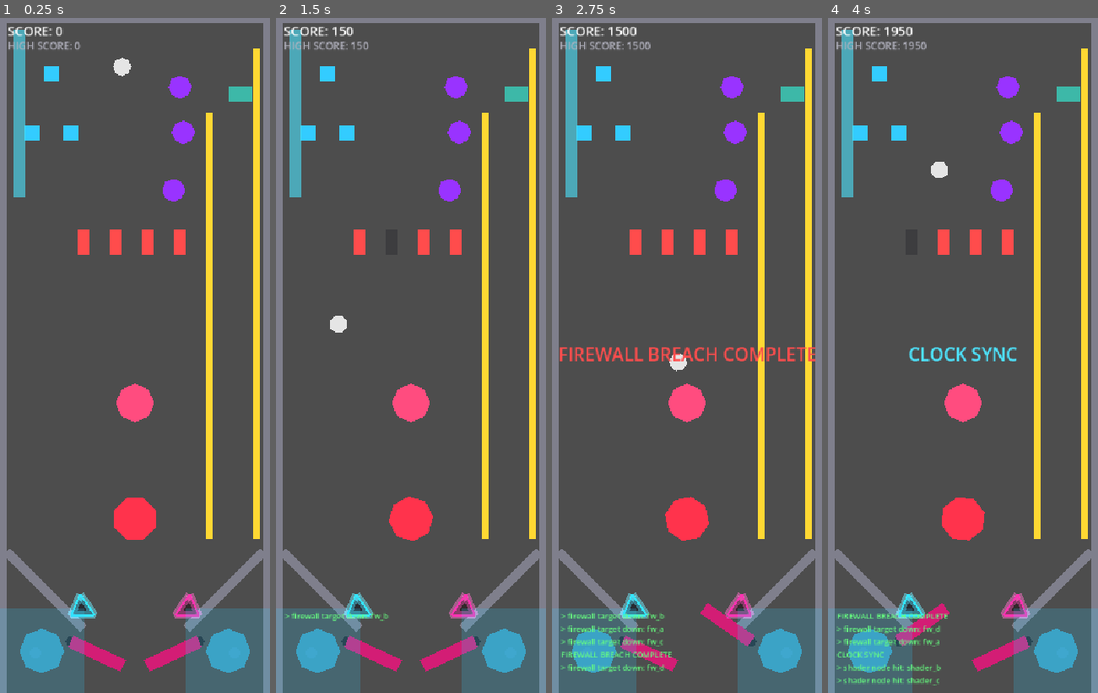
Above: before the commit, frames 1-4 (left to right).
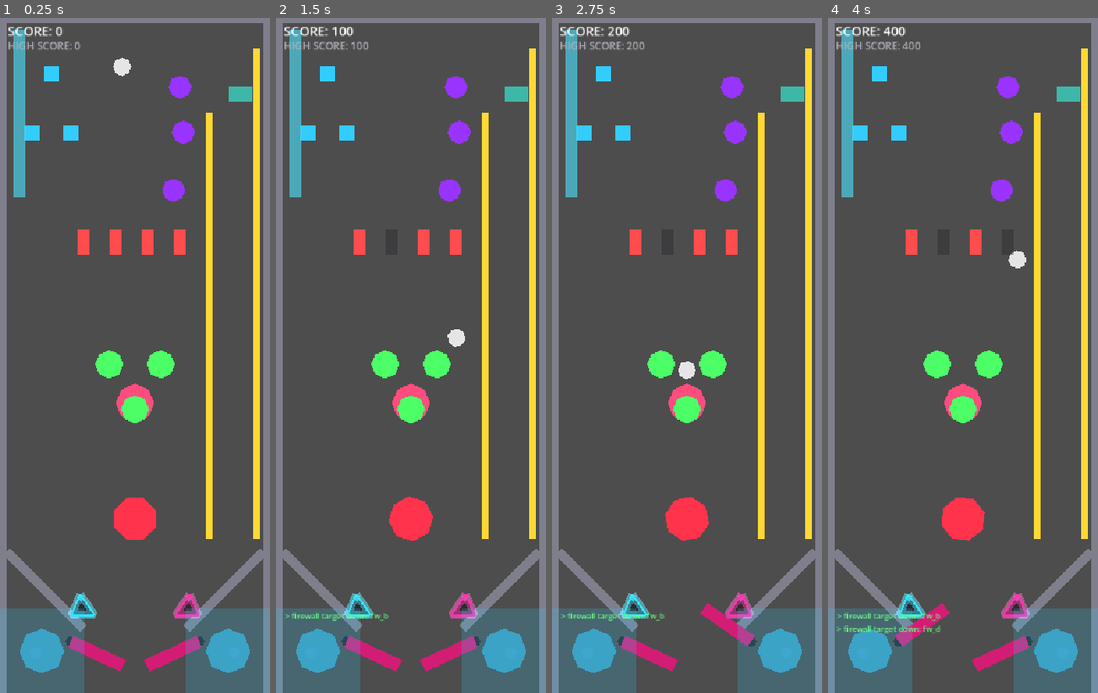
Above: after the commit, the same moments.

Repository: nobody174/pinball-adventure
Game: Godot game, scene res://tables/the_glitch/the_glitch.tscn
The game is run twice, just before and just after one commit, with the same random seed, the same clock (stepped at 60 frames per second) and the same inputs. This scene is started directly instead of the project's main scene.
Inputs (mouse positions are in pixels of both pictures, inside the frame that each line leads up to):
- Up to frame 1 (0.25 s): no input
- Up to frame 2 (1.5 s): tap Enter at 0.5 s; move the mouse to (470, 321) at 0.52 s; hold Right (flip_right) 0.53-1.25 s; tap Up (launch_ball) at 0.6 s; click (470, 321) at 0.67 s; drag from (357, 389) to (327, 72) at 1.27 s
- Up to frame 3 (2.75 s): move the mouse to (714, 207) at 2.02 s; hold Right (flip_right) from 2.03 s (still down); hold Shift from 2.03 s (still down)
- Up to frame 4 (4 s): release Right (flip_right) at 2.75 s; release Shift at 2.75 s; drag from (949, 490) to (860, 132) at 2.77 s; move the mouse to (1044, 456) at 3.52 s; hold Left (flip_left) from 3.53 s (still down); tap Ctrl at 3.6 s

The runs differ from the first frame. In frame 1, 0.9% of the frame differs, in the area x 35-65%, y 49-61%; in frame 2, 1.2%; in frame 3, 3.1%, in the area x 2-98%, y 1-97%; in frame 4, 3.0%.

Commit message:
feat(the_glitch): add middle-zone pop bumper cluster (Compile Cluster)
First middle-zone gameplay element, following the blueprint reference's
simplest 3-bumper cluster layout. Reuses the existing bumper.gd script
and wire_hit_group pattern already proven on the cache bumpers.

Wired as a repeatable "compile_overclock" charge objective (accumulate
10 hits across the 3 bumpers), matching the established charge-style
pattern used by Sprite Defrag and VRAM Throughput.

Positioned clear of the Firewall Breach drop targets above (y=0) and
the Glitch Core below (y=430), verified against actual collision
radii, not just visual spacing.

Diff:
--- a/project.godot
+++ b/project.godot
@@ -25,7 +25,6 @@
 window/size/viewport_width=420
 window/size/viewport_height=1050
 window/stretch/mode="canvas_items"
-window/stretch/aspect="keep"
 
 [editor_plugins]
 
@@ -54,11 +53,6 @@
 ]
 }
 
-[physics]
-
-common/physics_ticks_per_second=60
-2d/default_gravity=980.0
-
 [rendering]
 
 renderer/rendering_method="gl_compatibility"
--- a/tables/the_glitch/the_glitch.gd
+++ b/tables/the_glitch/the_glitch.gd
@@ -23,6 +23,11 @@
 const VRAM_PIPELINE := "vram_pipeline"
 const VRAM_THROUGHPUT_THRESHOLD := 4
 
+const COMPILE_A := "compile_a"
+const COMPILE_B := "compile_b"
+const COMPILE_C := "compile_c"
+const COMPILE_OVERCLOCK_THRESHOLD := 10
+
 const SHADER_TARGET_POINTS := 100
 const CORE_CHARGED_HIT_POINTS := 1000
 const CORE_UNCHARGED_HIT_POINTS := 50
@@ -35,6 +40,8 @@
 const FIREWALL_BREACH_BONUS_POINTS := 1000
 const VRAM_PIPELINE_PASS_POINTS := 75
 const VRAM_THROUGHPUT_BONUS_POINTS := 600
+const COMPILE_BUMPER_POINTS := 60
+const COMPILE_OVERCLOCK_BONUS_POINTS := 800
 
 @onready var _feedback_label: Label = $Feedback/Label
 @onready var _score_label: Label = $Feedback/ScoreLabel
@@ -69,6 +76,12 @@
 			"target_ids": [VRAM_PIPELINE],
 			"threshold": VRAM_THROUGHPUT_THRESHOLD,
 		},
+		{
+			"id": "compile_overclock",
+			"type": "accumulate_hits",
+			"target_ids": [COMPILE_A, COMPILE_B, COMPILE_C],
+			"threshold": COMPILE_OVERCLOCK_THRESHOLD,
+		},
 	])
 	objective_completed.connect(_on_objective_completed)
 	objective_sequence_reset.connect(_on_objective_sequence_reset)
@@ -87,6 +100,12 @@
 
 	wire_hit_group([$VramPipeline], VRAM_PIPELINE_PASS_POINTS,
 		func(id: String) -> void: _debug_terminal.log_event("> vram pipeline pass: %s" % id))
+
+	var pop_bumper_kick_areas: Array = []
+	for pop_bumper in $PopBumperCluster.get_children():
+		pop_bumper_kick_areas.append(pop_bumper.get_node("KickArea"))
+	wire_hit_group(pop_bumper_kick_areas, COMPILE_BUMPER_POINTS,
+		func(id: String) -> void: _debug_terminal.log_event("> compile core hit: %s" % id))
 
 	_glitch_core.hit_while_charged.connect(_on_core_hit_while_charged)
 	_glitch_core.hit_while_uncharged.connect(func() -> void: GameState.add_score(CORE_UNCHARGED_HIT_POINTS))
@@ -125,6 +144,10 @@
 		GameState.add_score(VRAM_THROUGHPUT_BONUS_POINTS)
 		_show_feedback("VRAM THROUGHPUT MAXED", Color(0.2, 1, 0.9, 1))
 		objectives.get_objective("vram_throughput").reset() ## Charge-style — repeats, same pattern as Sprite Defrag.
+	elif objective_id == "compile_overclock":
+		GameState.add_score(COMPILE_OVERCLOCK_BONUS_POINTS)
+		_show_feedback("COMPILE CLUSTER OVERCLOCKED", Color(0.3, 1, 0.4, 1))
+		objectives.get_objective("compile_overclock").reset() ## Charge-style — repeats, same pattern as Sprite Defrag.
 
 func _on_core_hit_while_charged() -> void:
 	## Closes the repair loop: rebuild the shaders, then cash it in at the
--- a/tables/the_glitch/the_glitch.tscn
+++ b/tables/the_glitch/the_glitch.tscn
@@ -43,6 +43,9 @@
 [sub_resource type="CircleShape2D" id="CircleShape2D_lane_post"]
 radius = 9.0
 
+[sub_resource type="CircleShape2D" id="CircleShape2D_pop_bumper"]
+radius = 22.0
+
 [node name="TheGlitch" unique_id=1364637713 instance=ExtResource("1_base")]
 script = ExtResource("4_glitch")
 
@@ -299,7 +302,63 @@
 color = Color(1, 0.3, 0.3, 1)
 polygon = PackedVector2Array(-10, -20, 10, -20, 10, 20, -10, 20)
 
-[node name="VramPipeline" type="Area2D" parent="." index="13" unique_id=1516095850]
+[node name="PopBumperCluster" type="Node2D" parent="." index="13"]
+
+[node name="PopBumperA" type="StaticBody2D" parent="PopBumperCluster" index="0"]
+position = Vector2(170, 190)
+
+[node name="CollisionShape2D" type="CollisionShape2D" parent="PopBumperCluster/PopBumperA" index="0"]
+shape = SubResource("CircleShape2D_pop_bumper")
+
+[node name="Sprite" type="Polygon2D" parent="PopBumperCluster/PopBumperA" index="1"]
+color = Color(0.3, 1, 0.4, 1)
+polygon = PackedVector2Array(22, 0, 15.556, 15.556, 0, 22, -15.556, 15.556, -22, 0, -15.556, -15.556, 0, -22, 15.556, -15.556)
+
+[node name="KickArea" type="Area2D" parent="PopBumperCluster/PopBumperA" index="2"]
+script = ExtResource("7_bumper")
+kick_strength = 500.0
+target_id = "compile_a"
+
+[node name="CollisionShape2D" type="CollisionShape2D" parent="PopBumperCluster/PopBumperA/KickArea" index="0"]
+shape = SubResource("CircleShape2D_pop_bumper")
+
+[node name="PopBumperB" type="StaticBody2D" parent="PopBumperCluster" index="1"]
+position = Vector2(250, 190)
+
+[node name="CollisionShape2D" type="CollisionShape2D" parent="PopBumperCluster/PopBumperB" index="0"]
+shape = SubResource("CircleShape2D_pop_bumper")
+
+[node name="Sprite" type="Polygon2D" parent="PopBumperCluster/PopBumperB" index="1"]
+color = Color(0.3, 1, 0.4, 1)
+polygon = PackedVector2Array(22, 0, 15.556, 15.556, 0, 22, -15.556, 15.556, -22, 0, -15.556, -15.556, 0, -22, 15.556, -15.556)
+
+[node name="KickArea" type="Area2D" parent="PopBumperCluster/PopBumperB" index="2"]
+script = ExtResource("7_bumper")
+kick_strength = 500.0
+target_id = "compile_b"
+
+[node name="CollisionShape2D" type="CollisionShape2D" parent="PopBumperCluster/PopBumperB/KickArea" index="0"]
+shape = SubResource("CircleShape2D_pop_bumper")
+
+[node name="PopBumperC" type="StaticBody2D" parent="PopBumperCluster" index="2"]
+position = Vector2(210, 260)
+
+[node name="CollisionShape2D" type="CollisionShape2D" parent="PopBumperCluster/PopBumperC" index="0"]
+shape = SubResource("CircleShape2D_pop_bumper")
+
+[node name="Sprite" type="Polygon2D" parent="PopBumperCluster/PopBumperC" index="1"]
+color = Color(0.3, 1, 0.4, 1)
+polygon = PackedVector2Array(22, 0, 15.556, 15.556, 0, 22, -15.556, 15.556, -22, 0, -15.556, -15.556, 0, -22, 15.556, -15.556)
+
+[node name="KickArea" type="Area2D" parent="PopBumperCluster/PopBumperC" index="2"]
+script = ExtResource("7_bumper")
+kick_strength = 500.0
+target_id = "compile_c"
+
+[node name="CollisionShape2D" type="CollisionShape2D" parent="PopBumperCluster/PopBumperC/KickArea" index="0"]
+shape = SubResource("CircleShape2D_pop_bumper")
+
+[node name="VramPipeline" type="Area2D" parent="." index="14" unique_id=1516095850]
 position = Vector2(375, -230)
 script = ExtResource("3_target")
 target_id = "vram_pipeline"
@@ -312,7 +371,7 @@
 color = Color(0.2, 1, 0.9, 0.6)
 polygon = PackedVector2Array(-18, -12, 18, -12, 18, 12, -18, 12)
 
-[node name="Feedback" type="CanvasLayer" parent="." index="14" unique_id=1738526509]
+[node name="Feedback" type="CanvasLayer" parent="." index="15" unique_id=1738526509]
 layer = 10
 
 [node name="Label" type="Label" parent="Feedback" index="0" unique_id=1340523282]
